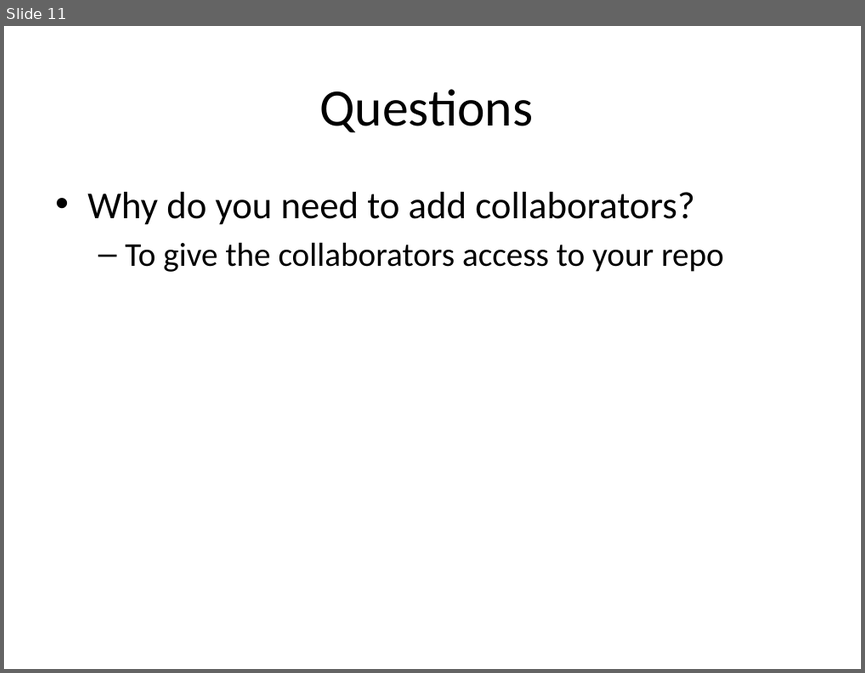
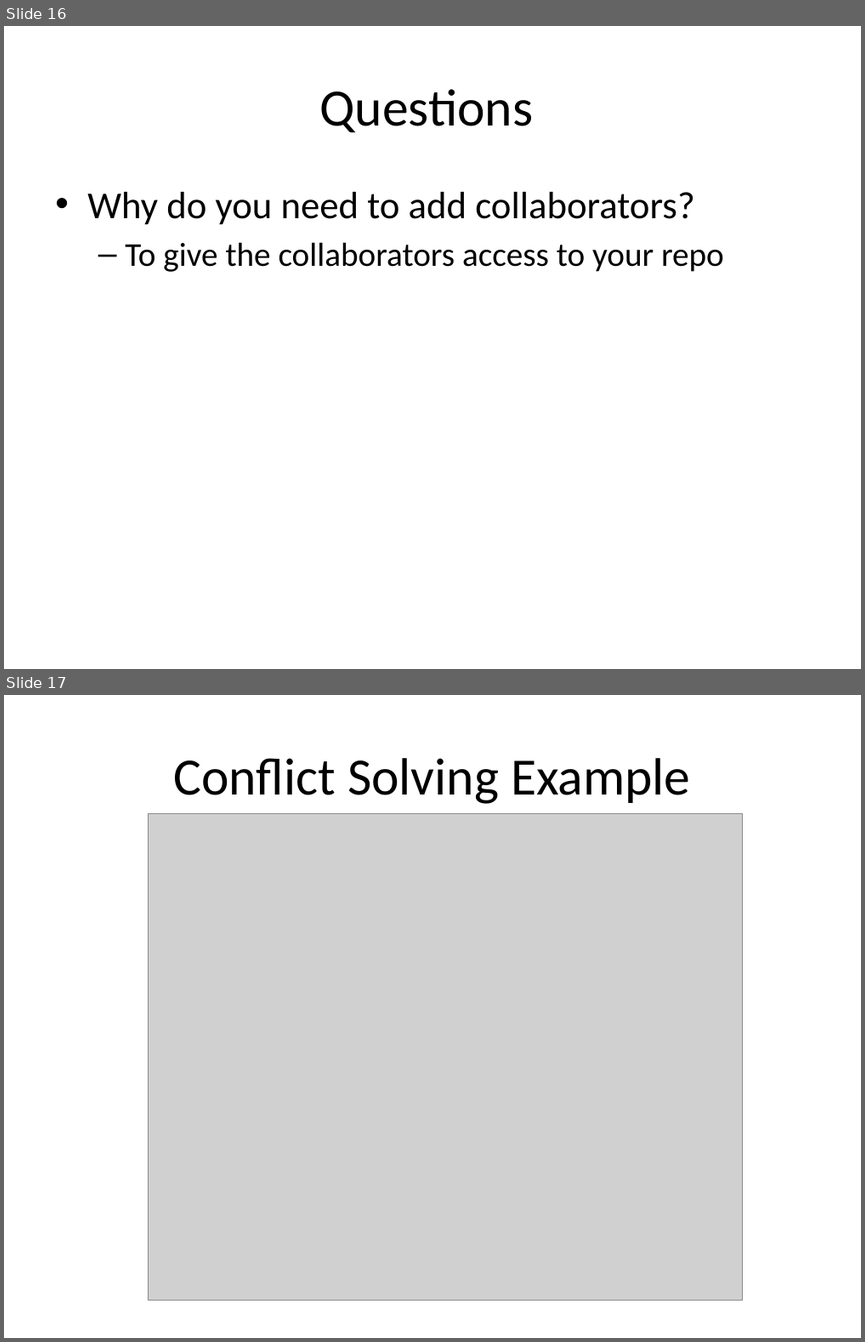
Before and after one commit to cyrillwyss/sumobot, a slide deck: Recap SW2.pptx. Shown one above the other, each under a label of ours: slide 11 before the commit, slides 16 and 17 after it. The pictures are 865x673 and 865x1342 pixels, drawn with LibreOffice and Linux fonts; fonts in the diff are those of the drawing; grey boxes stand for pictures. Boxes give left, top, right and bottom in pixels: in the first picture for what was removed or moved away, otherwise in the second. Text is boxed around its words. In the diff, an @@ line names an element or a change of style, - is before the commit and + after.

```diff
--- a/Recap SW2.pptx
+++ b/Recap SW2.pptx
@@ slide 17 added at bbox=[4, 695, 861, 1338], background #FFFFFF @@
@@ title added at bbox=[174, 758, 690, 804], 44 pt, text #000000 @@
+Conflict Solving Example
@@ picture added at bbox=[148, 814, 742, 1300] @@
@@ what was slide 11 is now slide 16 @@
```
Also in this commit, not shown: 3 slides changed, 5 other slides added.
